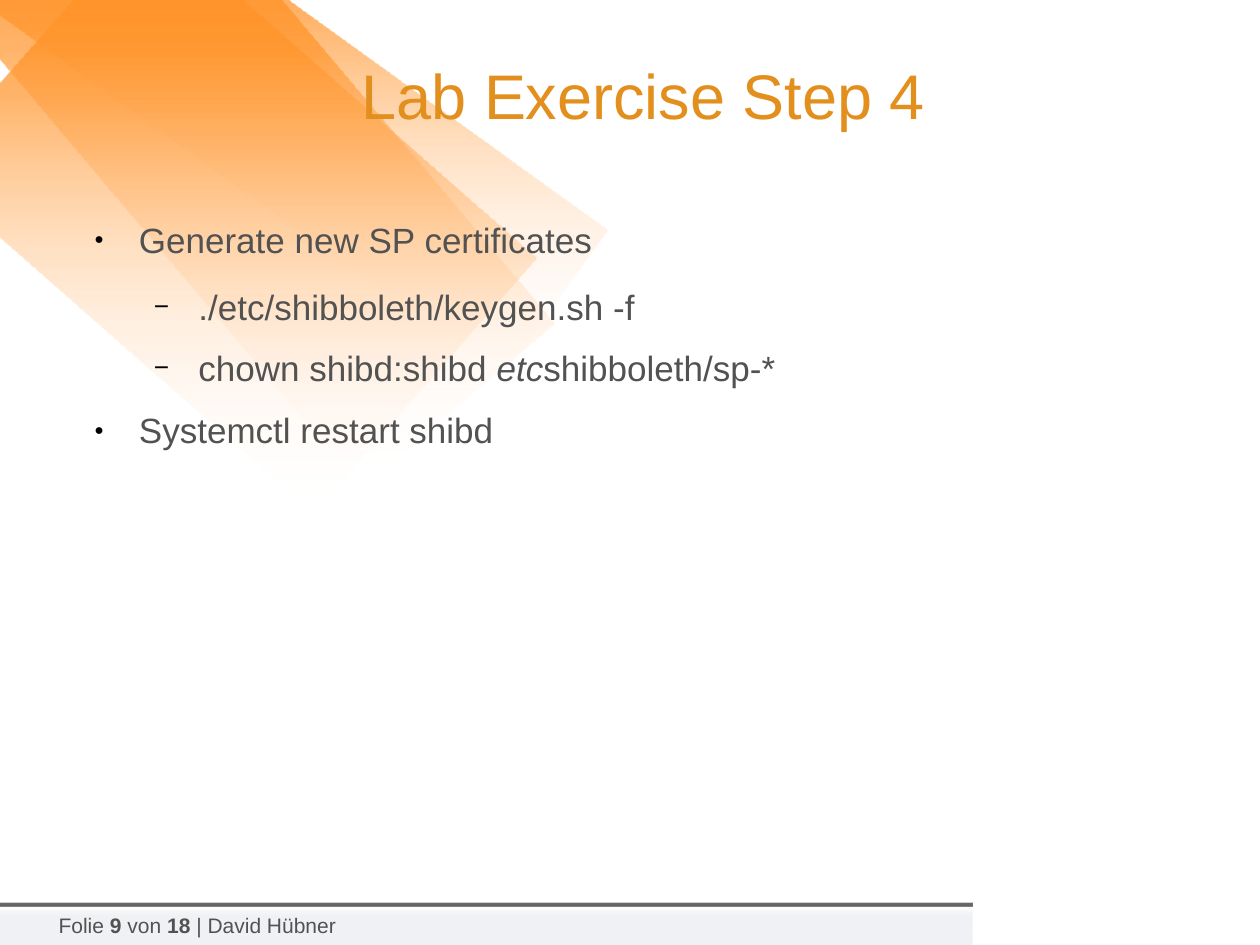
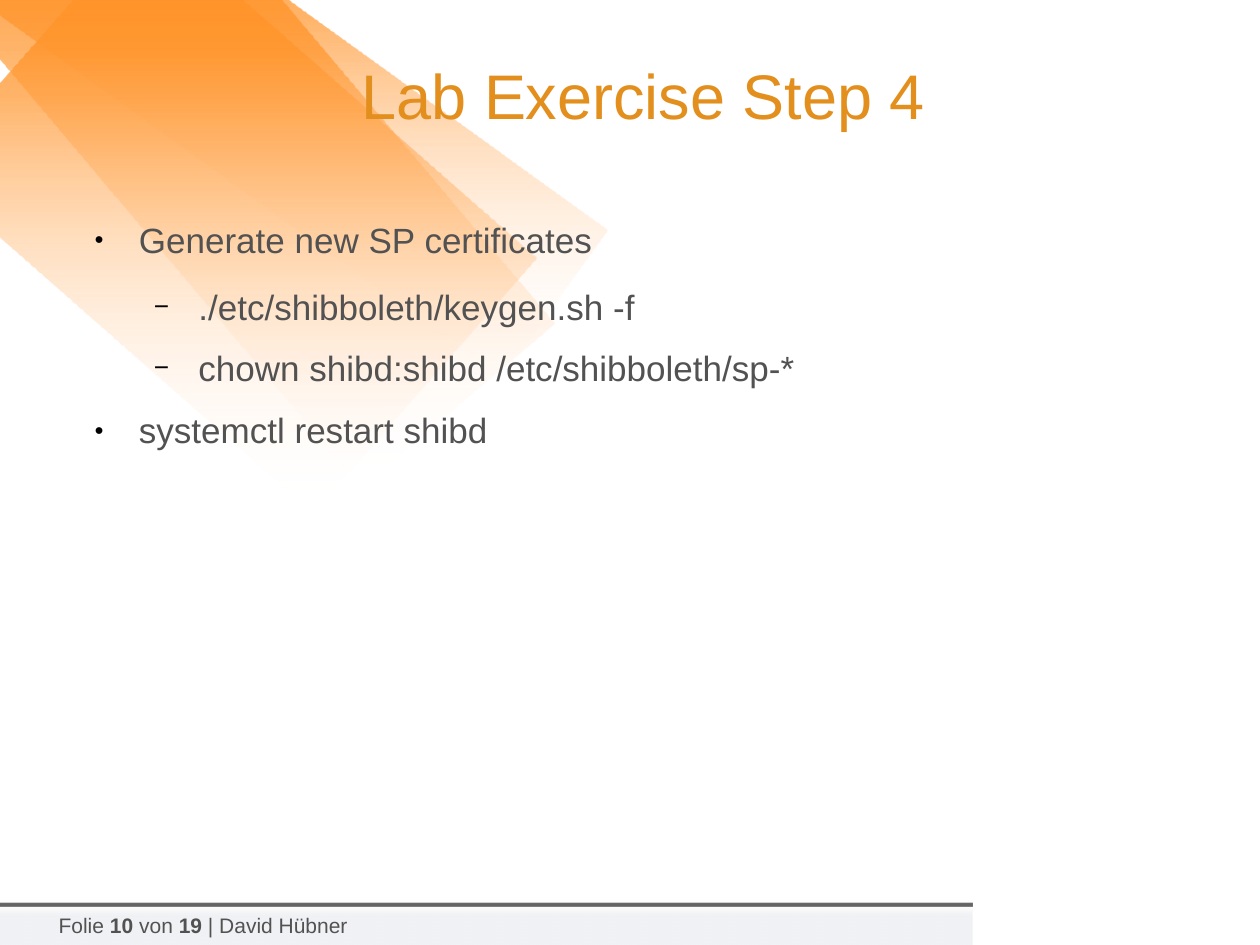
Before and after one commit to tiime2018/lab1, a slide deck: slide 10 of slides/2018-02-06_TIIME-Shibboleth-07-Hands-On.odp (slide 9 before the commit). Drawn at 1260x945 pixels with LibreOffice and Linux fonts; fonts in the diff are those of the drawing; background and template pictures are left out. Boxes give left, top, right and bottom in pixels: in the first picture for what was removed or moved away, otherwise in the second. Text is boxed around its words. In the diff, an @@ line names an element or a change of style, - is before the commit and + after.

```diff
--- a/slides/2018-02-06_TIIME-Shibboleth-07-Hands-On.odp
+++ b/slides/2018-02-06_TIIME-Shibboleth-07-Hands-On.odp
@@ text at (x1=139, y1=355, x2=794, y2=450): text changed @@
-  − chown shibd:shibd etcshibboleth/sp-*
-● Systemctl restart shibd
+  − chown shibd:shibd /etc/shibboleth/sp-*
+● systemctl restart shibd
@@ text at (x1=59, y1=918, x2=348, y2=933): text changed @@
-Folie 9 von 18 | David Hübner
+Folie 10 von 19 | David Hübner
```
Also in this commit, not shown: 4 other slides changed, 1 slide added.
